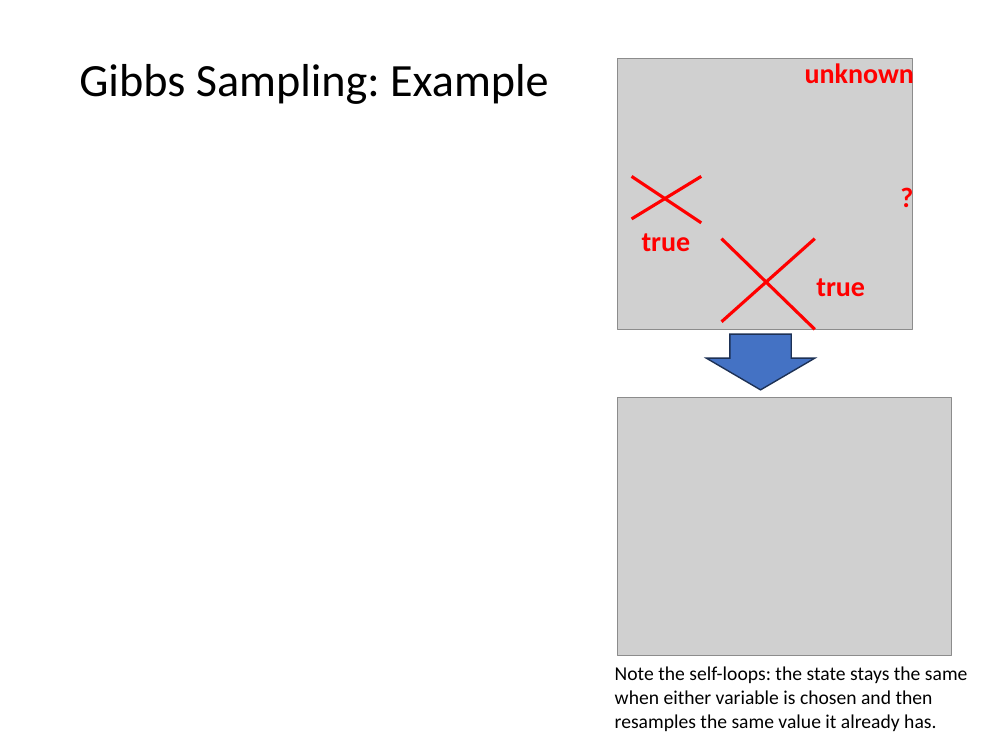
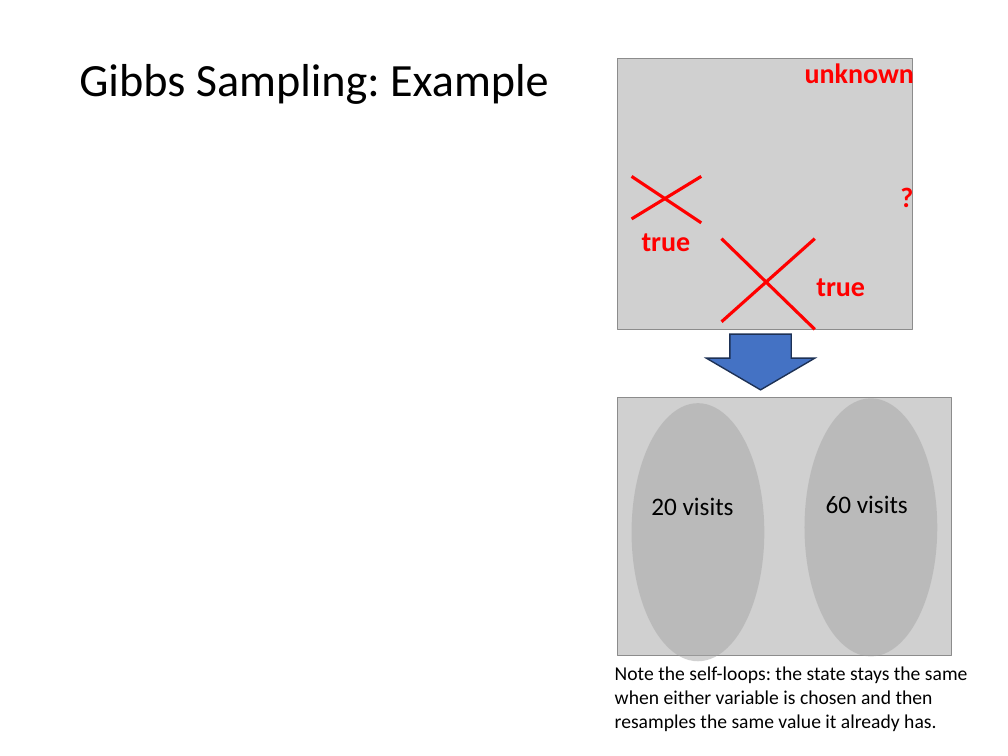
Before and after one commit to mhahsler/CS7320-AI, a slide deck: slide 42 of slides/13_bayes_nets.pptx. Drawn at 1008x756 pixels with LibreOffice and Linux fonts; fonts in the diff are those of the drawing; grey boxes stand for pictures. Boxes give left, top, right and bottom in pixels: in the first picture for what was removed or moved away, otherwise in the second. Text is boxed around its words. In the diff, an @@ line names an element or a change of style, - is before the commit and + after.

```diff
--- a/slides/13_bayes_nets.pptx
+++ b/slides/13_bayes_nets.pptx
@@ ellipse added at [632, 403, 765, 661], fill #A5A5A5 at 50% opacity @@
@@ ellipse added at [804, 398, 937, 656], fill #A5A5A5 at 50% opacity @@
@@ text added at [651, 497, 734, 515], 18 pt, text #000000 @@
+20 visits
@@ text added at [826, 495, 908, 513], 18 pt, text #000000 @@
+60 visits
```
Also in this commit, not shown: 1 other slide changed, 3 other files.
